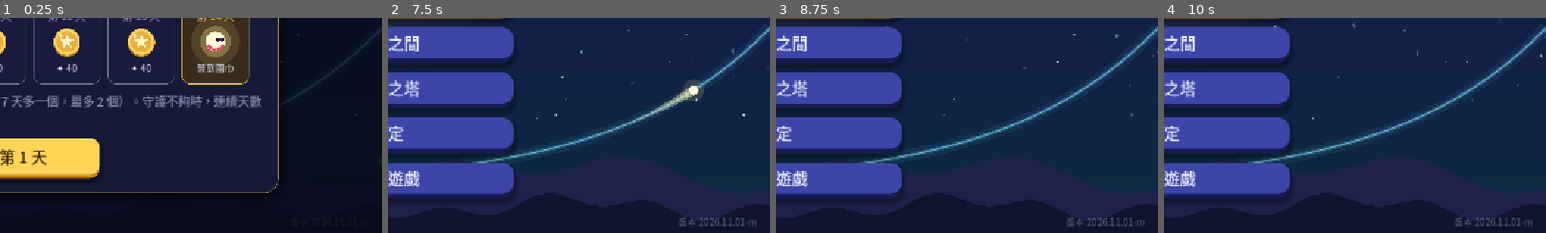
Above: before the commit, frames 1-4 (left to right).
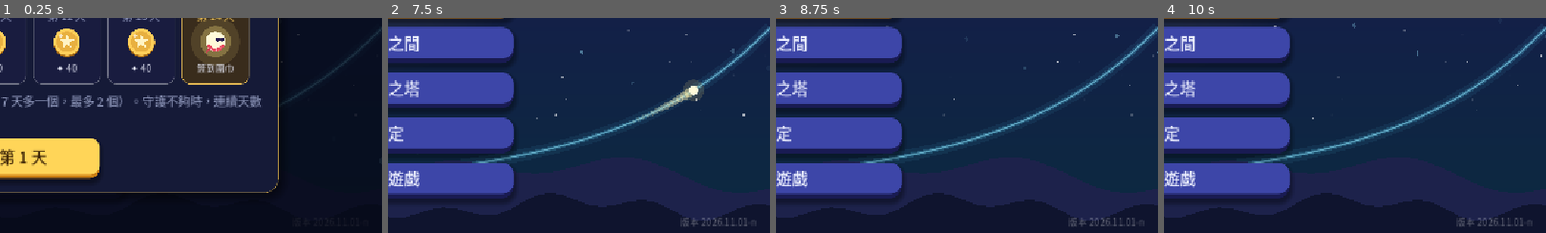
Above: after the commit, the same moments.

Repository: sam2068csie/light-spirit-journey
Game: Godot game, scene res://main_menu.tscn
Same seed, same stepped clock (60 frames per second), same inputs: the game is played once before the commit and once after it.
Inputs (mouse positions are % of the whole screen's width and height, from its top left):
- Up to frame 1 (0.25 s): no input
- Up to frame 2 (7.5 s): click "開始冒險" at 0.5 s; click "開始冒險" at 1.25 s; click "修煉之間" at 2 s; click "終焉之塔" at 2.75 s; click "設定" at 3.5 s; click "離開遊戲" at 4.25 s; click "每日任務" at 5 s; click "光靈扭蛋" at 5.75 s; click "光靈衣櫃" at 6.5 s; click "✕" at 7.25 s
- Up to frame 3 (8.75 s): tap Enter at 8 s; drag from (50, 50) to (60, 28) at 8.02 s
- Up to frame 4 (10 s): drag from (30, 55) to (45, 70) at 8.77 s; move the mouse to (60, 28) at 9.52 s; hold Right from 9.53 s (still down); tap 9 at 9.6 s
The pictures show only the part of the screen within x 50-100%, y 50-100%; the shares and areas given below are measured in that part.

The runs differ from the first frame. In frame 2, 0.3% of the frame differs, in the area x 76-95%, y 92-97%; in frame 3, 0.3%; in frame 4, 0.3%.

Commit message:
G7 兩道光合成一道：先判斷 r、選和角公式、選 cos φ sin φ、合成，最後才拉相位指針 (BUILD 2026.11.01-n)
Co-Authored-By: Claude Opus 5.5 <noreply@anthropic.com>
Claude-Session: https://claude.ai/code/session_01RombajUyooAJ6yvir5uviP

Diff:
--- a/data/game.gd
+++ b/data/game.gd
@@ -560,7 +560,7 @@
 
 const DQ := preload("daily_quests.gd")
 ## 版本號（主畫面右下角會顯示）：每次交給你新的檔案時更新，方便確認手機上裝的是不是最新版
-const BUILD := "2026.11.01-m"
+const BUILD := "2026.11.01-n"
 
 
 ## 讀取各單元的資料；舊存檔（還沒有單元的版本）的今日修煉、終焉之塔紀錄搬到「指數與對數」
--- a/data/trig7_bank.gd
+++ b/data/trig7_bank.gd
@@ -89,30 +89,42 @@
 		 "variants": [
 			{"eq": "把 sin x + √3 cos x\n化成 r sin(x + φ)",
 			 "steps": [
-				_phasor("相位指針", "拖動 r 與 φ，讓箭頭壓在金色的目標點 (1, √3) 上。", 1.0, S3, "1", "√3", "sin x + √3 cos x", 3.5,
-					"箭頭長 r = 2、角度 φ = 60°", "目標點離原點 √(1² + √3²)；它在往上偏右的方向。", T_FORM),
-				_f("cos φ、sin φ", "r = 2：cos φ = a ÷ r，sin φ = b ÷ r。", "cos φ = [0]，sin φ = [1]", ["1/2", "√3/2"],
-					"cos φ = 1/2、sin φ = √3/2，所以 φ = 60°", "a = 1、b = √3，都除以 r = 2。", T_FORM),
-				_f("合成", "代回 r sin(x + φ)。", "sin x + √3 cos x = [0] sin(x + [1]°)", ["2", "60"],
-					"sin x + √3 cos x = 2 sin(x + 60°)", "r = 2，φ = 60°。", T_FORM),
+				_f("判斷 r", "r = √(a² + b²)：a 是 sin x 的係數 1，b 是 cos x 的係數 √3。", "r = √(1² + (√3)²) = [0]", ["2"],
+					"r = √(1² + (√3)²) = 2", "1 + 3 = 4。", T_FORM),
+				_c("哪個和角公式", "把 r = 2 提出來：sin x + √3 cos x = 2[(1/2) sin x + (√3/2) cos x]。要湊成 sin(x + φ)，括號裡對應哪一個和角公式？", ["sin(x + φ) = sin x cos φ + cos x sin φ", "sin(x + φ) = sin x sin φ + cos x cos φ", "sin(x − φ) = sin x cos φ − cos x sin φ", "cos(x + φ) = cos x cos φ − sin x sin φ"], 0,
+					"sin(x + φ) = sin x cos φ + cos x sin φ：sin x 配 cos φ、cos x 配 sin φ。", "sin x 後面接的是 cos φ。", "sin x + √3 cos x = 2[(1/2) sin x + (√3/2) cos x]，對照 sin(x + φ) = sin x cos φ + cos x sin φ", T_FORM),
+				_c("cos φ、sin φ", "對照 sin x cos φ + cos x sin φ，cos φ 和 sin φ 各是多少？", ["cos φ = 1/2、sin φ = √3/2", "cos φ = √3/2、sin φ = 1/2", "cos φ = 1、sin φ = √3"], 0,
+					"sin x 的係數是 cos φ，cos x 的係數是 sin φ。", "cos φ = a ÷ r，sin φ = b ÷ r。", "cos φ = 1/2、sin φ = √3/2", T_FORM),
+				_f("合成", "找出 φ，代回 r sin(x + φ)。", "sin x + √3 cos x = [0] sin(x + [1]°)", ["2", "60"],
+					"sin x + √3 cos x = 2 sin(x + 60°)", "cos φ = 1/2、sin φ = √3/2 的角。", T_FORM),
+				_phasor("相位指針", "最後用燈塔驗證：拖動 r 與 φ，讓箭頭壓在金色的目標點 (1, √3) 上。", 1.0, S3, "1", "√3", "sin x + √3 cos x", 3.5,
+					"箭頭長 r = 2、角度 φ = 60°", "r = 2，cos φ = 1/2、sin φ = √3/2 的角是 60°。", T_FORM),
 			 ]},
 			{"eq": "把 √3 sin x − cos x\n化成 r sin(x + φ)",
 			 "steps": [
-				_phasor("相位指針", "拖動 r 與 φ，讓箭頭壓在金色的目標點 (√3, −1) 上。", S3, -1.0, "√3", "−1", "√3 sin x − cos x", 3.5,
+				_f("判斷 r", "r = √(a² + b²)：a 是 sin x 的係數 √3，b 是 cos x 的係數 −1。", "r = √((√3)² + (−1)²) = [0]", ["2"],
+					"r = √((√3)² + (−1)²) = 2", "3 + 1 = 4。", T_FORM),
+				_c("哪個和角公式", "把 r = 2 提出來：√3 sin x − cos x = 2[(√3/2) sin x − (1/2) cos x]。要湊成 sin(x + φ)，括號裡對應哪一個和角公式？（−(1/2) cos x 看成 + (−1/2) cos x）", ["sin(x + φ) = sin x cos φ + cos x sin φ", "sin(x + φ) = sin x sin φ + cos x cos φ", "sin(x − φ) = sin x cos φ − cos x sin φ", "cos(x + φ) = cos x cos φ − sin x sin φ"], 0,
+					"sin(x + φ) = sin x cos φ + cos x sin φ：sin x 配 cos φ、cos x 配 sin φ。", "sin x 後面接的是 cos φ。", "√3 sin x − cos x = 2[(√3/2) sin x − (1/2) cos x]，對照 sin(x + φ) = sin x cos φ + cos x sin φ", T_FORM),
+				_c("cos φ、sin φ", "對照 sin x cos φ + cos x sin φ，cos φ 和 sin φ 各是多少？", ["cos φ = √3/2、sin φ = −1/2", "cos φ = −1/2、sin φ = √3/2", "cos φ = √3/2、sin φ = 1/2"], 0,
+					"sin x 的係數是 cos φ，cos x 的係數是 sin φ。", "cos φ = a ÷ r，sin φ = b ÷ r。", "cos φ = √3/2、sin φ = −1/2", T_FORM),
+				_f("合成", "找出 φ，代回 r sin(x + φ)。", "√3 sin x − cos x = [0] sin(x − [1]°)", ["2", "30"],
+					"√3 sin x − cos x = 2 sin(x − 30°)", "cos φ = √3/2、sin φ = −1/2 的角。", T_FORM),
+				_phasor("相位指針", "最後用燈塔驗證：拖動 r 與 φ，讓箭頭壓在金色的目標點 (√3, −1) 上。", S3, -1.0, "√3", "−1", "√3 sin x − cos x", 3.5,
 					"箭頭長 r = 2、角度 φ = −30°", "目標點在右下方，所以角度是負的。", T_FORM),
-				_f("cos φ、sin φ", "r = 2：cos φ = a ÷ r，sin φ = b ÷ r。", "cos φ = [0]，sin φ = [1]", ["√3/2", "-1/2"],
-					"cos φ = √3/2、sin φ = −1/2，所以 φ = −30°", "a = √3、b = −1，都除以 2。", T_FORM),
-				_f("合成", "φ = −30°，sin(x + (−30°)) 寫成 sin(x − 30°)。", "√3 sin x − cos x = [0] sin(x − [1]°)", ["2", "30"],
-					"√3 sin x − cos x = 2 sin(x − 30°)", "r = 2，角度取 30°。", T_FORM),
 			 ]},
 			{"eq": "把 2 sin x + 2 cos x\n化成 r sin(x + φ)",
 			 "steps": [
-				_phasor("相位指針", "拖動 r 與 φ，讓箭頭壓在金色的目標點 (2, 2) 上。", 2.0, 2.0, "2", "2", "2 sin x + 2 cos x", 3.5,
+				_f("判斷 r", "r = √(a² + b²)：a 是 sin x 的係數 2，b 是 cos x 的係數 2。", "r = √(2² + 2²) = [0]", ["2√2"],
+					"r = √(2² + 2²) = 2√2", "4 + 4 = 8，√8 = 2√2。", T_FORM),
+				_c("哪個和角公式", "把 r = 2√2 提出來：2 sin x + 2 cos x = 2√2[(√2/2) sin x + (√2/2) cos x]。要湊成 sin(x + φ)，括號裡對應哪一個和角公式？", ["sin(x + φ) = sin x cos φ + cos x sin φ", "sin(x + φ) = sin x sin φ + cos x cos φ", "sin(x − φ) = sin x cos φ − cos x sin φ", "cos(x + φ) = cos x cos φ − sin x sin φ"], 0,
+					"sin(x + φ) = sin x cos φ + cos x sin φ：sin x 配 cos φ、cos x 配 sin φ。", "sin x 後面接的是 cos φ。", "2 sin x + 2 cos x = 2√2[(√2/2) sin x + (√2/2) cos x]，對照 sin(x + φ) = sin x cos φ + cos x sin φ", T_FORM),
+				_c("cos φ、sin φ", "對照 sin x cos φ + cos x sin φ，cos φ 和 sin φ 各是多少？", ["cos φ = √2/2、sin φ = √2/2", "cos φ = 1/2、sin φ = 1/2", "cos φ = 2、sin φ = 2"], 0,
+					"sin x 的係數是 cos φ，cos x 的係數是 sin φ。", "cos φ = a ÷ r，sin φ = b ÷ r。", "cos φ = √2/2、sin φ = √2/2", T_FORM),
+				_f("合成", "找出 φ，代回 r sin(x + φ)。", "2 sin x + 2 cos x = [0] sin(x + [1]°)", ["2√2", "45"],
+					"2 sin x + 2 cos x = 2√2 sin(x + 45°)", "cos φ = √2/2、sin φ = √2/2 的角。", T_FORM),
+				_phasor("相位指針", "最後用燈塔驗證：拖動 r 與 φ，讓箭頭壓在金色的目標點 (2, 2) 上。", 2.0, 2.0, "2", "2", "2 sin x + 2 cos x", 3.5,
 					"箭頭長 r = 2√2、角度 φ = 45°", "a = b：目標點正好在對角線上。", T_FORM),
-				_f("cos φ、sin φ", "r = 2√2。", "cos φ = [0]，sin φ = [1]", ["√2/2", "√2/2"],
-					"cos φ = sin φ = √2/2，所以 φ = 45°", "2 ÷ 2√2 = 1/√2 = √2/2。", T_FORM),
-				_f("合成", "代回 r sin(x + φ)。", "2 sin x + 2 cos x = [0] sin(x + [1]°)", ["2√2", "45"],
-					"2 sin x + 2 cos x = 2√2 sin(x + 45°)", "r = √(4 + 4) = 2√2。", T_FORM),
 			 ]},
 		 ]},
 
